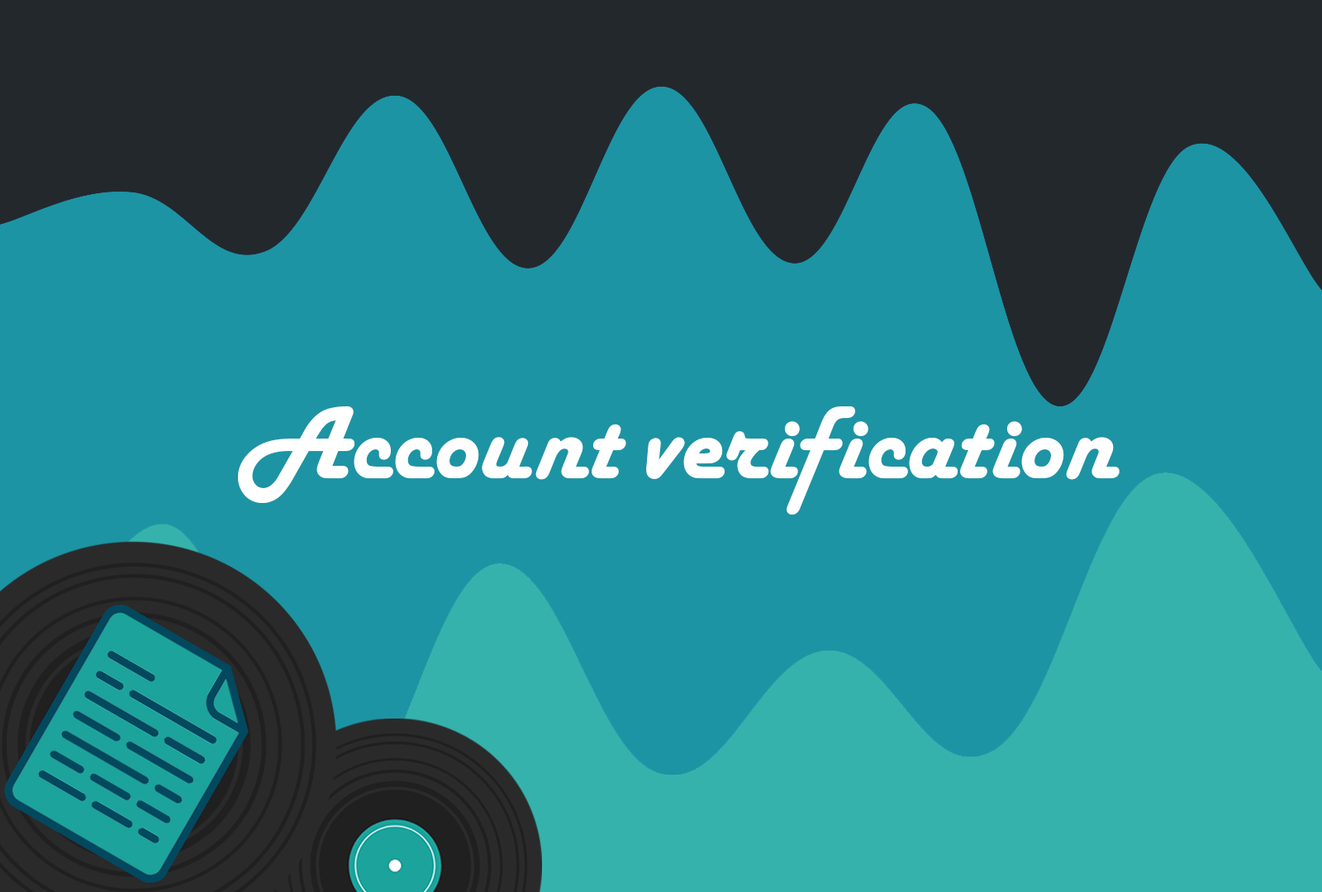
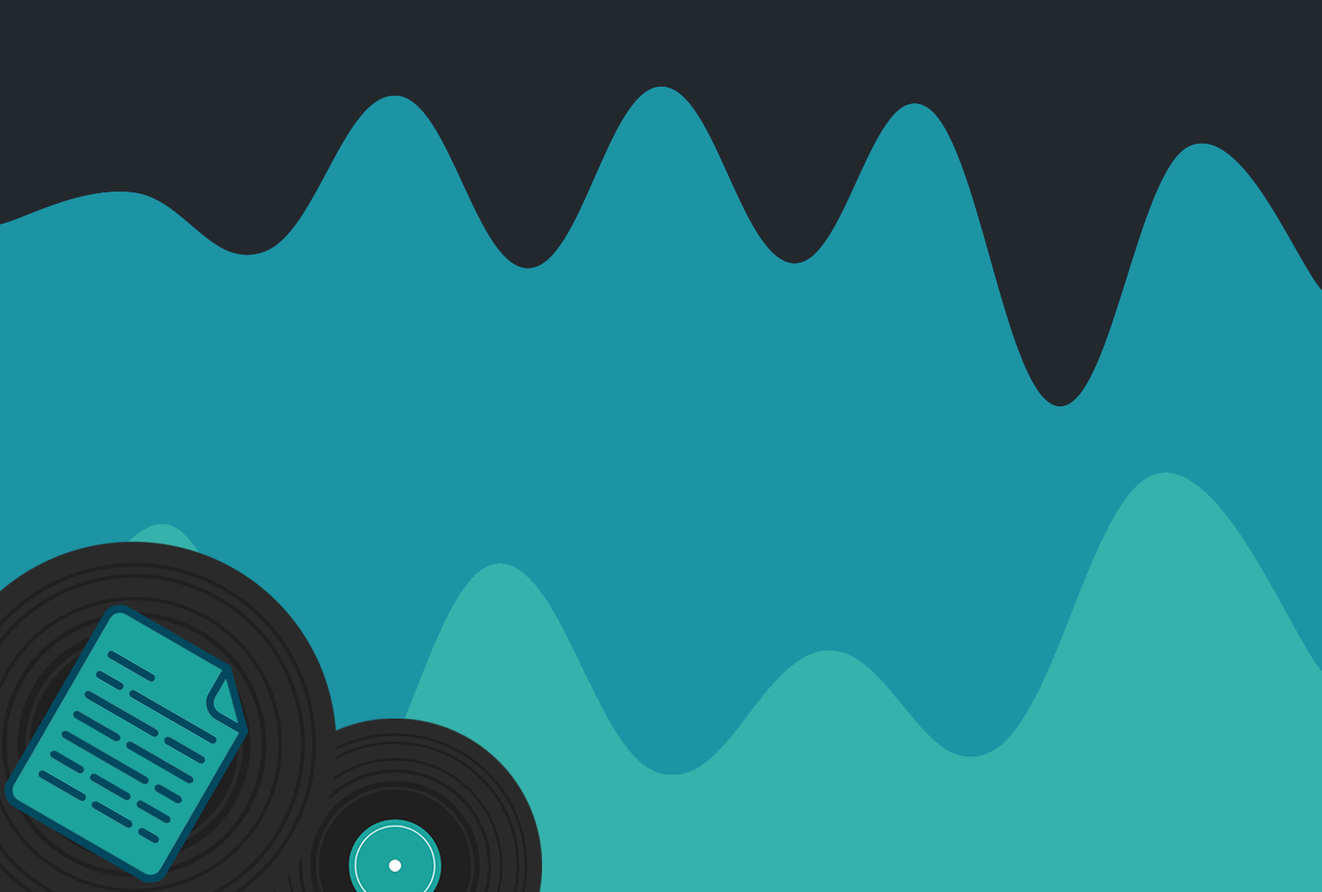
Before/after of a w=1322, h=892 layered artwork. What changed in the layer stack:
hid "Account verification" over left=237, top=406, right=1120, bottom=515
